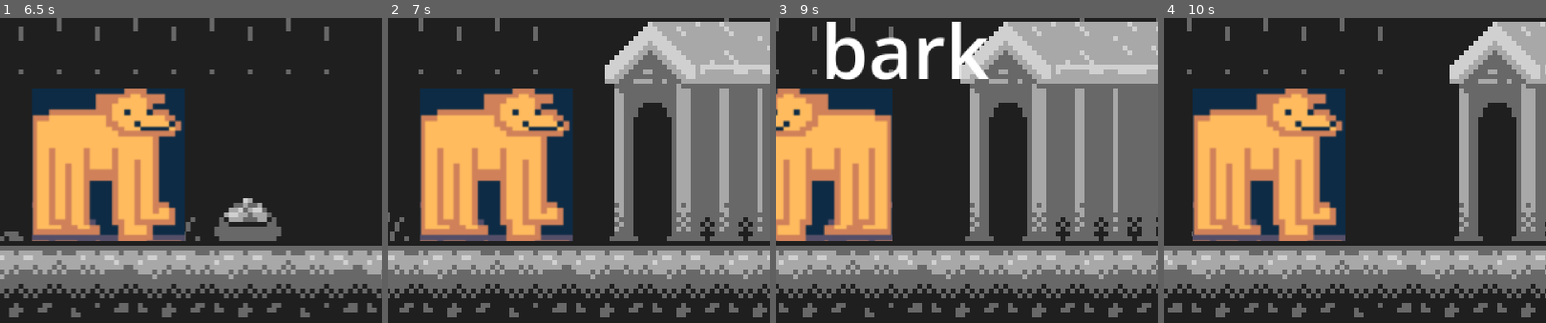
Above: before the commit, frames 1-4 (left to right).
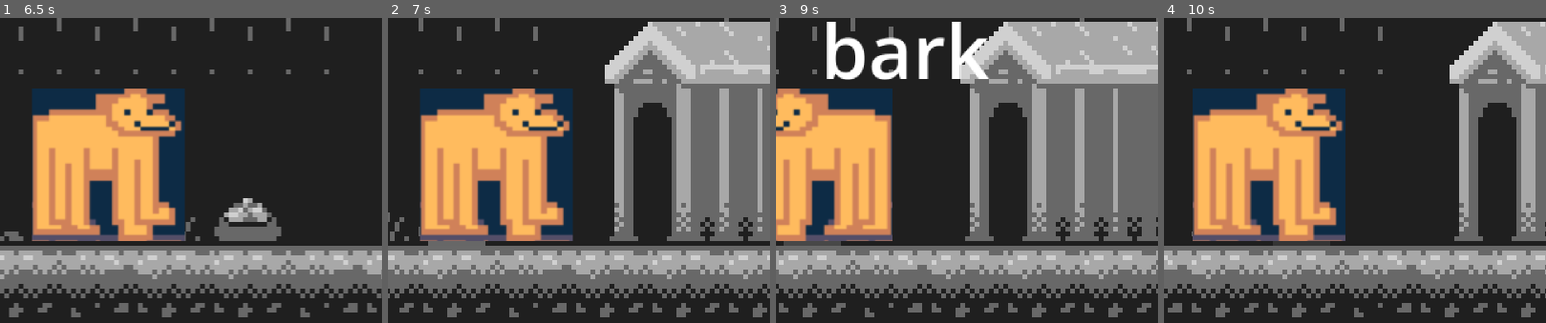
Above: after the commit, the same moments.

Repository: CookieJarCoding/dog-god
Game: Godot game, scene res://sidescroll_system/rooms/backyard/backyard.tscn
Same seed, same stepped clock (60 frames per second), same inputs: the game is played once before the commit and once after it. This scene is started directly instead of the project's main scene.
Inputs:
- Up to frame 1 (6.5 s): tap Enter at 0.5 s; hold D (right) 0.53-2.03 s; tap Z (A) at 0.6, 1.35, 2.3, 2.85, 3.6, 4.55, 5.1, 5.85 s; hold A (left) 2.03-4.28 s; tap , (B) at 2.1, 4.35 s; hold D (right) from 4.28 s (still down)
- Up to frame 2 (7 s): keep holding D (right); tap , (B) at 6.6 s; tap Z (A) at 6.8 s
- Up to frame 3 (9 s): tap Z (A) at 7.35, 8.1 s; release D (right) at 8.03 s; hold A (left) from 8.03 s (still down); tap , (B) at 8.85 s
- Up to frame 4 (10 s): tap Z (A) at 9.05, 9.6 s; release A (left) at 9.53 s; hold D (right) from 9.53 s (still down)
The pictures show only the part of the screen within x 42-92%, y 50-100%; the shares and areas given below are measured in that part.

Frame 1 is identical in both runs. In frame 2, 0.2% of the frame differs, in the area x 8-26%, y 68-75%; in frame 3, 0.2%; in frame 4, less than 0.1%.

Commit message:
feat: implement phase loading for Room

Diff:
--- a/sidescroll_system/rooms/backyard/backyard.gd
+++ b/sidescroll_system/rooms/backyard/backyard.gd
@@ -1,4 +1,8 @@
 extends Room
 
 func _ready() -> void:
+	room_phases = [
+		preload("res://sidescroll_system/rooms/backyard/phase0/backyard_phase0.tscn"),
+		preload("res://sidescroll_system/rooms/backyard/phase1/backyard_phase1.tscn"),
+	]
 	super()
--- a/sidescroll_system/rooms/room.gd
+++ b/sidescroll_system/rooms/room.gd
@@ -1,16 +1,39 @@
 class_name Room
 extends Node2D
+
+@export var room_phases: Array[PackedScene] = []
 
 @onready var ground: TileMapLayer = $Map/Ground
 @onready var player: Player = $Player
 @onready var camera: Camera2D = $Player/Camera2D
+@onready var _level_content: Node2D = $LevelContent
 
 var _player_horizontal_bounds := Vector2.ZERO
+var _phase_idx: int = 0 # Initial phase
+var _phase_instance: Node
 
 func _ready() -> void:
 	process_physics_priority = 1
+	_load_phase()
 	_calculate_horizontal_bounds()
 	_constrain_player()
+
+
+func advance_phase() -> void:
+	if (_phase_idx + 1) >= room_phases.size():
+		return
+	_phase_idx += 1
+	_load_phase()
+
+
+func _load_phase() -> void:
+	if room_phases.size() == 0:
+		push_error("Room has no phases defined.")
+	if is_instance_valid(_phase_instance):
+		_phase_instance.queue_free()
+
+	_phase_instance = room_phases[_phase_idx].instantiate()
+	_level_content.add_child(_phase_instance)
 
 
 func _physics_process(_delta: float) -> void:
